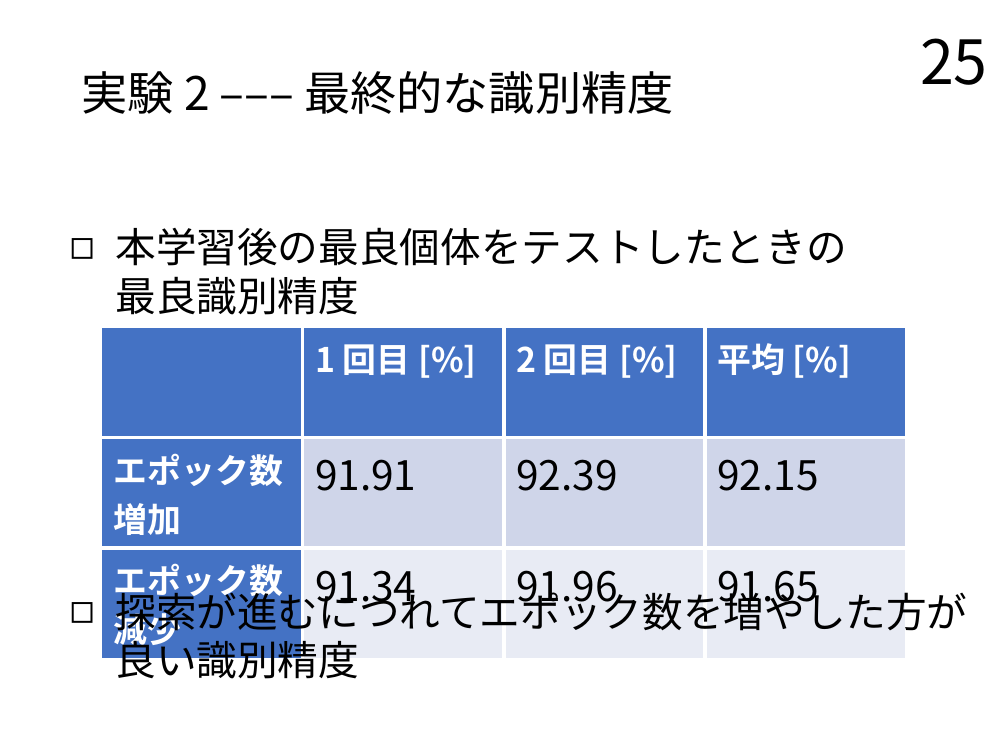
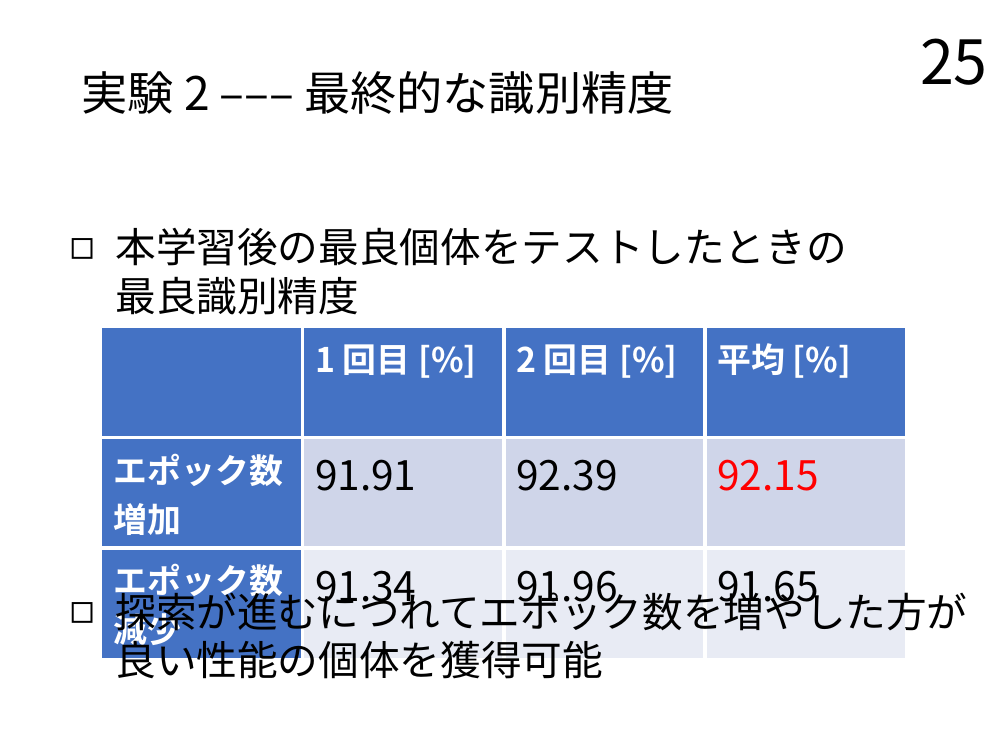
Before and after one commit to TairaTomotaka/kadai, a slide deck: slide 25 of prsn/20230124_prsn_taira.pptx. Drawn at 1008x756 pixels with LibreOffice and Linux fonts; fonts in the diff are those of the drawing. Boxes give left, top, right and bottom in pixels: in the first picture for what was removed or moved away, otherwise in the second. Text is boxed around its words. In the diff, an @@ line names an element or a change of style, - is before the commit and + after.

Commit message:
2023/01/21/02:44

```diff
--- a/prsn/20230124_prsn_taira.pptx
+++ b/prsn/20230124_prsn_taira.pptx
@@ table at box(101, 327, 906, 655) @@
@@ text colour #000000 to #FF0000 in "92.15" @@
@@ text at box(115, 585, 967, 679): text changed @@
-◻ 探索が進むにつれてエポック数を増やした方が
-  良い識別精度
+◻ 探索が進むにつれてエポック数を増やした方が
+  良い性能の個体を獲得可能
```
Also in this commit, not shown: 1 other slide changed.
